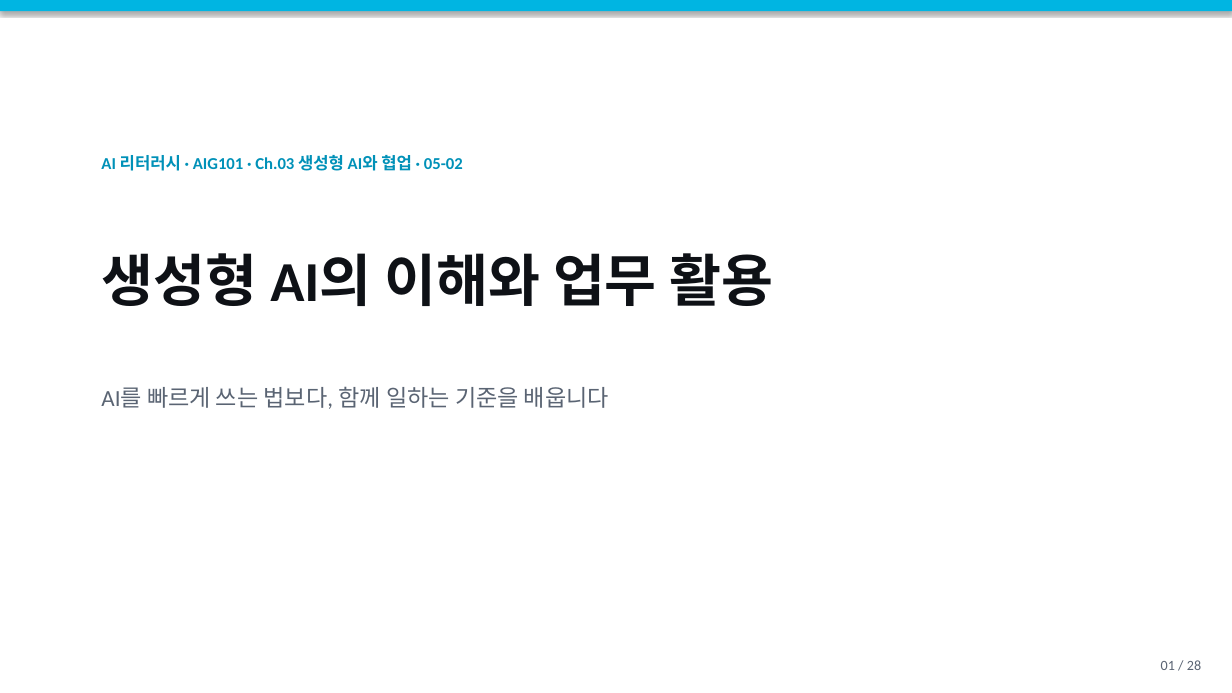
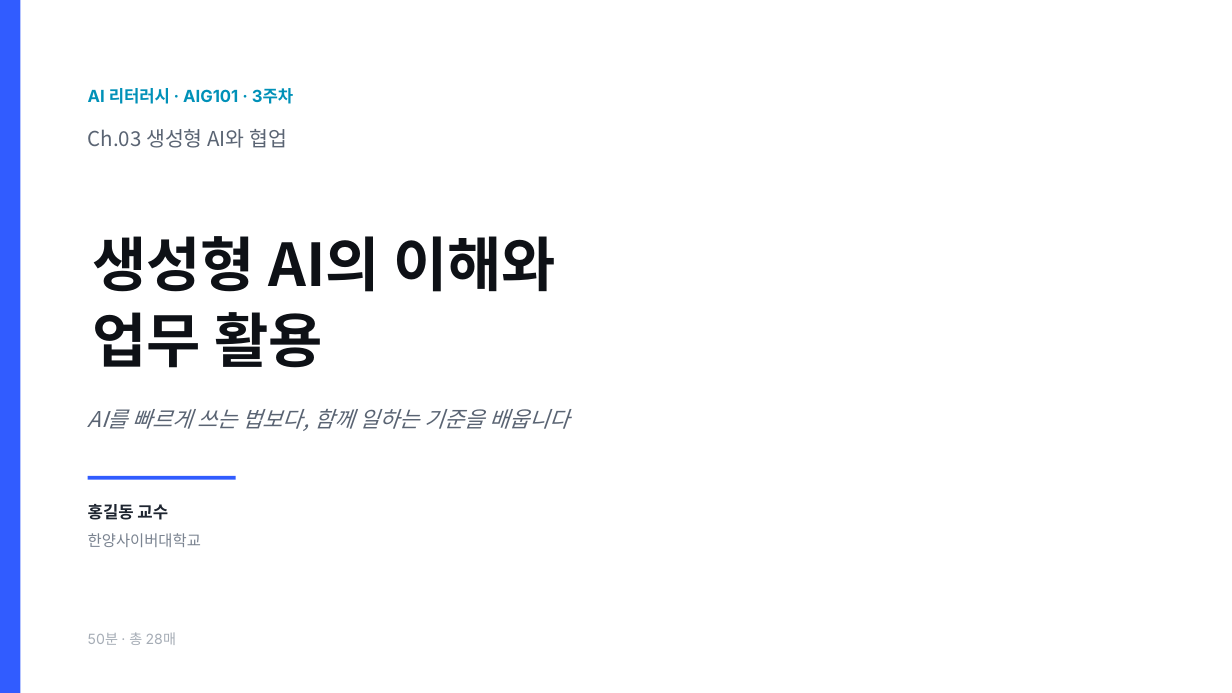
Before and after one commit to omnipotentlab/hycu-studio-preview, a slide deck: slide 1 of assets/HYCU_AI리터러시_3주차_02교시.pptx. Drawn at 1232x693 pixels with LibreOffice and Linux fonts; fonts in the diff are those of the drawing. Boxes give left, top, right and bottom in pixels: in the first picture for what was removed or moved away, otherwise in the second. Text is boxed around its words. In the diff, an @@ line names an element or a change of style, - is before the commit and + after.

```diff
--- a/assets/HYCU_AI리터러시_3주차_02교시.pptx
+++ b/assets/HYCU_AI리터러시_3주차_02교시.pptx
@@ rectangle removed at <box>0,0,1232,11</box> @@
@@ rectangle added at <box>0,0,20,693</box>, fill #315CFF @@
@@ text added at <box>88,88,293,104</box>, 13 pt, text #0091B8, bold @@
+AI 리터러시 · AIG101 · 3주차
@@ text at <box>88,129,287,148</box>: text changed; size 13 to 16 pt; font Calibri to Noto Sans CJK KR; text colour #0091B8 to #5A6473; bold off @@
-AI 리터러시 · AIG101 · Ch.03 생성형 AI와 협업 · 05-02
+Ch.03 생성형 AI와 협업
@@ text at <box>92,236,556,368</box>: text changed; size 44 to 46 pt; font Calibri to Noto Sans CJK KR @@
-생성형 AI의 이해와 업무 활용
+생성형 AI의 이해와
+업무 활용
@@ text "AI를 빠르게 쓰는 법보다, 함께 ...": place and size @@
-text "AI를 빠르게 쓰는 법보다, 함께 ..." at <box>101,386,609,409</box>
+text "AI를 빠르게 쓰는 법보다, 함께 ..." at <box>88,409,570,431</box>
@@ text "AI를 빠르게 쓰는 법보다, 함께 ..." at <box>88,409,570,431</box>: size 18 to 17 pt, font Calibri to Noto Sans CJK KR, italic on; line spacing 1 to 1.15 @@
@@ rectangle added at <box>88,476,236,480</box>, fill #315CFF @@
@@ text added at <box>88,504,168,520</box>, 13 pt, text #1E2530, bold @@
+홍길동 교수
@@ text added at <box>88,533,201,547</box>, 12 pt, text #7A8390 @@
+한양사이버대학교
@@ text added at <box>88,632,176,645</box>, 11 pt, text #A6ADB6 @@
+50분 · 총 28매
@@ text removed at <box>1161,660,1201,670</box> @@
-01 / 28
```
Also in this commit, not shown: 18 other slides changed, 9 slides added, 9 slides removed, 3 other files.
